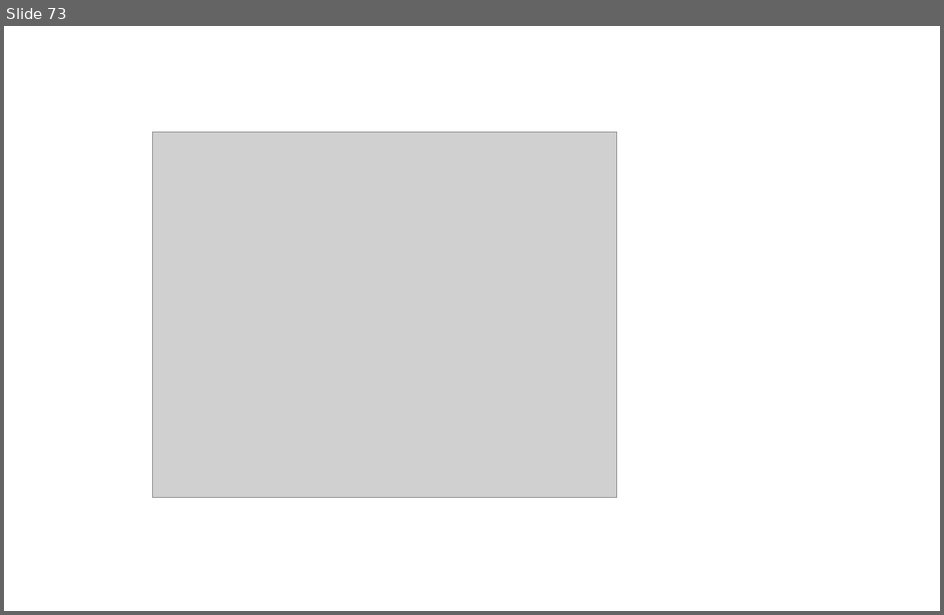
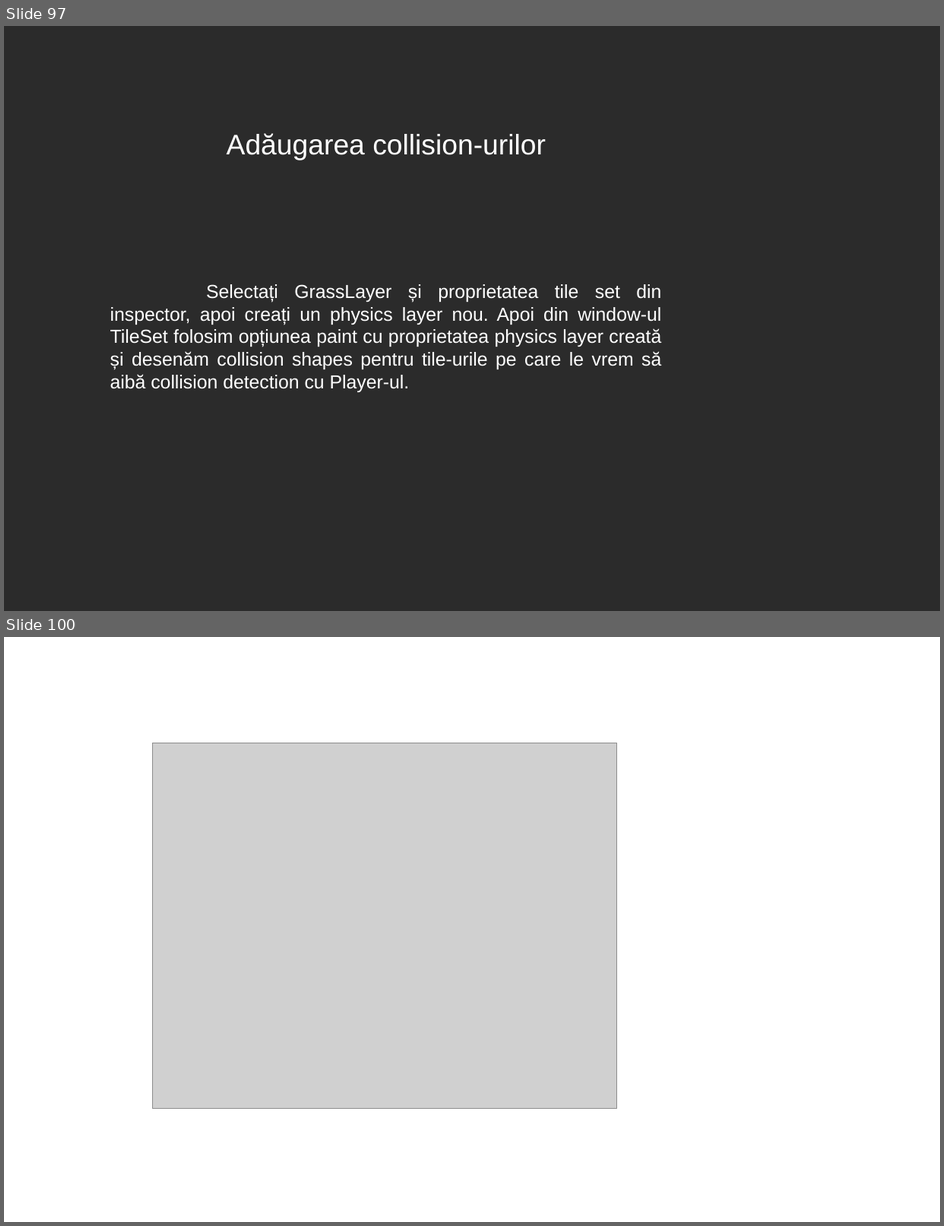
Before and after one commit to 0xspiderr/gdc-upt-presentations, a slide deck: presentation_1/1_introducere_in_godot.odp. Shown one above the other, each under a label of ours: slide 73 before the commit, slides 97 and 100 after it; the slides between them are not shown. The pictures are 944x615 and 944x1226 pixels, drawn with LibreOffice and Linux fonts; fonts in the diff are those of the drawing; grey boxes stand for pictures; background and template pictures are left out; a plain dark background stands for a picture behind light text. Boxes give left, top, right and bottom in pixels: in the first picture for what was removed or moved away, otherwise in the second. Text is boxed around its words. In the diff, an @@ line names an element or a change of style, - is before the commit and + after.

```diff
--- a/presentation_1/1_introducere_in_godot.odp
+++ b/presentation_1/1_introducere_in_godot.odp
@@ slide 97 added at (4, 26, 940, 611), background picture (left out) @@
@@ title added at (227, 133, 546, 161), 24 pt, text #FFFFFF @@
+Adăugarea collision-urilor
@@ text added at (110, 284, 661, 392), 16 pt, text #FFFFFF @@
+Selectați GrassLayer și proprietatea tile set din inspector, apoi creați un physics layer nou. Apoi din window-ul TileSet folosim opțiunea paint cu proprietatea physics layer creată și desenăm collision shapes pentru tile-urile pe care le vrem să aibă collision detection cu Player-ul.
@@ what was slide 73 is now slide 100 @@
```
Also in this commit, not shown: 10 slides changed, 27 other slides added, 1 slide removed, 19 other files.
